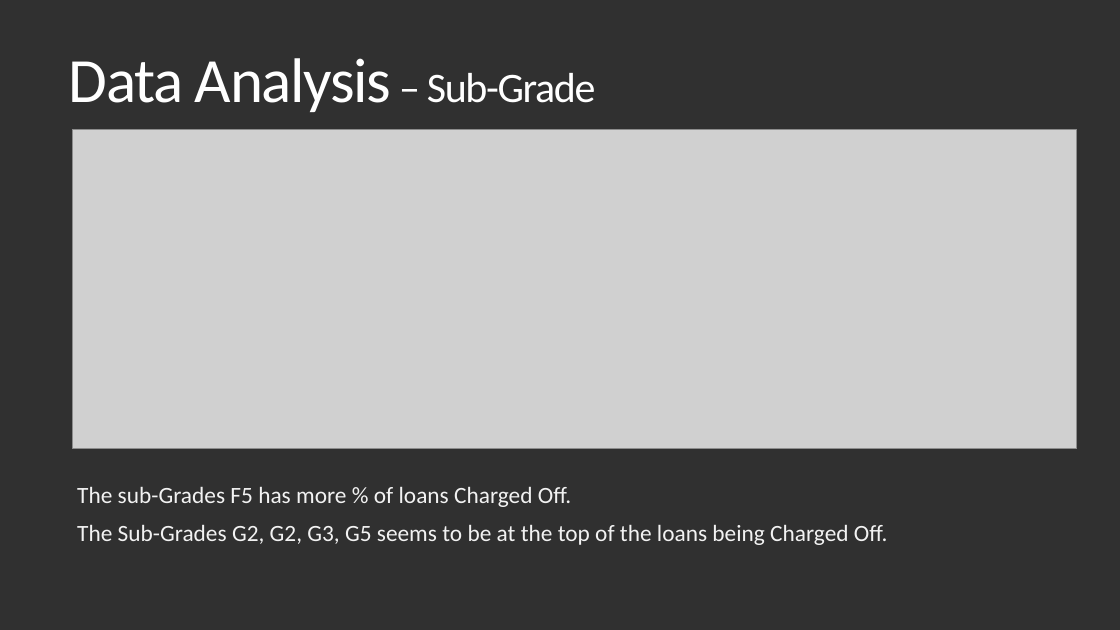
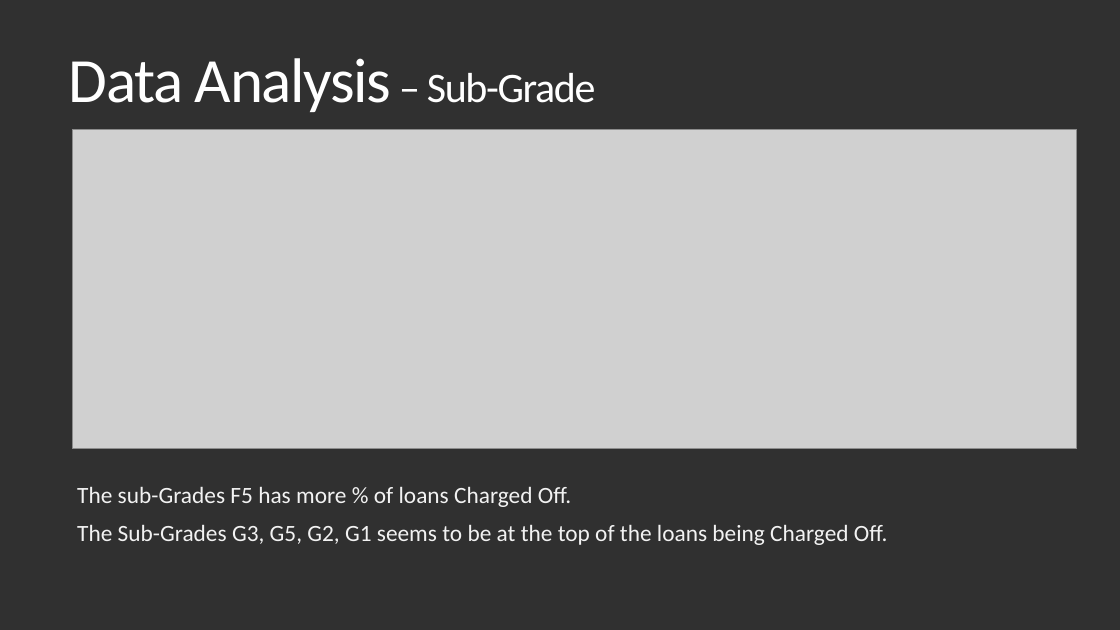
Before and after one commit to Vasista-Eranki/LendingClubCaseStudy, a slide deck: slide 19 of Lending Club Case Study.pptx. Drawn at 1120x630 pixels with LibreOffice and Linux fonts; fonts in the diff are those of the drawing; grey boxes stand for pictures. Boxes give left, top, right and bottom in pixels: in the first picture for what was removed or moved away, otherwise in the second. Text is boxed around its words. In the diff, an @@ line names an element or a change of style, - is before the commit and + after.

```diff
--- a/Lending Club Case Study.pptx
+++ b/Lending Club Case Study.pptx
@@ text at box(77, 525, 887, 545): text changed @@
-  The Sub-Grades G2, G2, G3, G5 seems to be at the top of the loans being Charged Off.
+  The Sub-Grades G3, G5, G2, G1 seems to be at the top of the loans being Charged Off.
```
Also in this commit, not shown: 7 other slides changed, 3 slides added, 1 other file.
